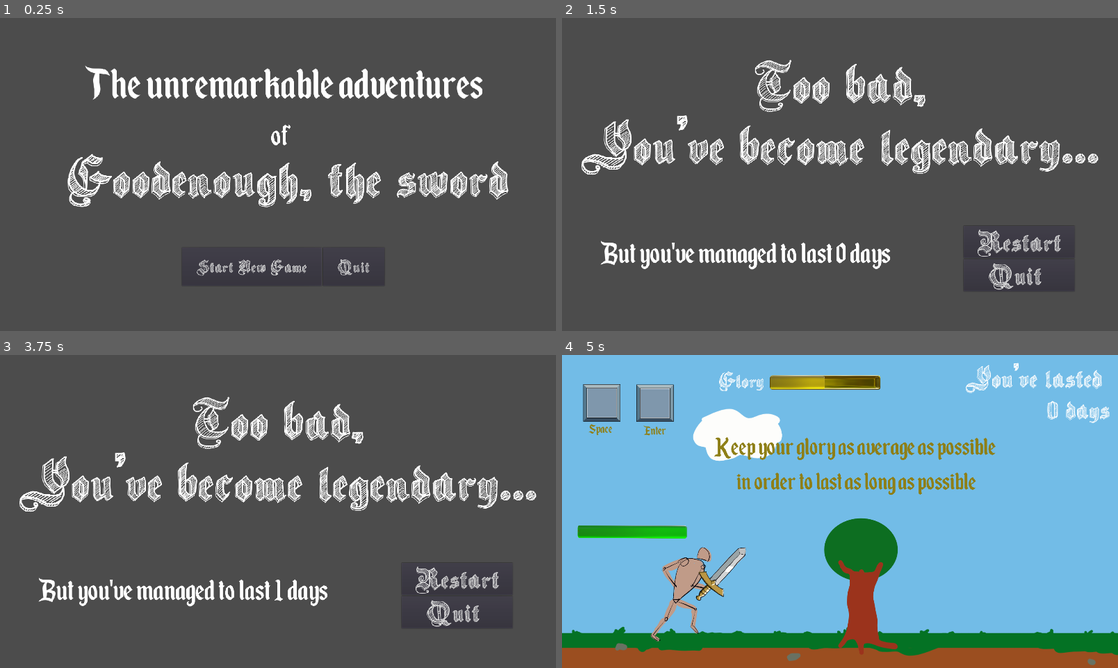
Above: before the commit, frames 1-4 (two rows, left to right).
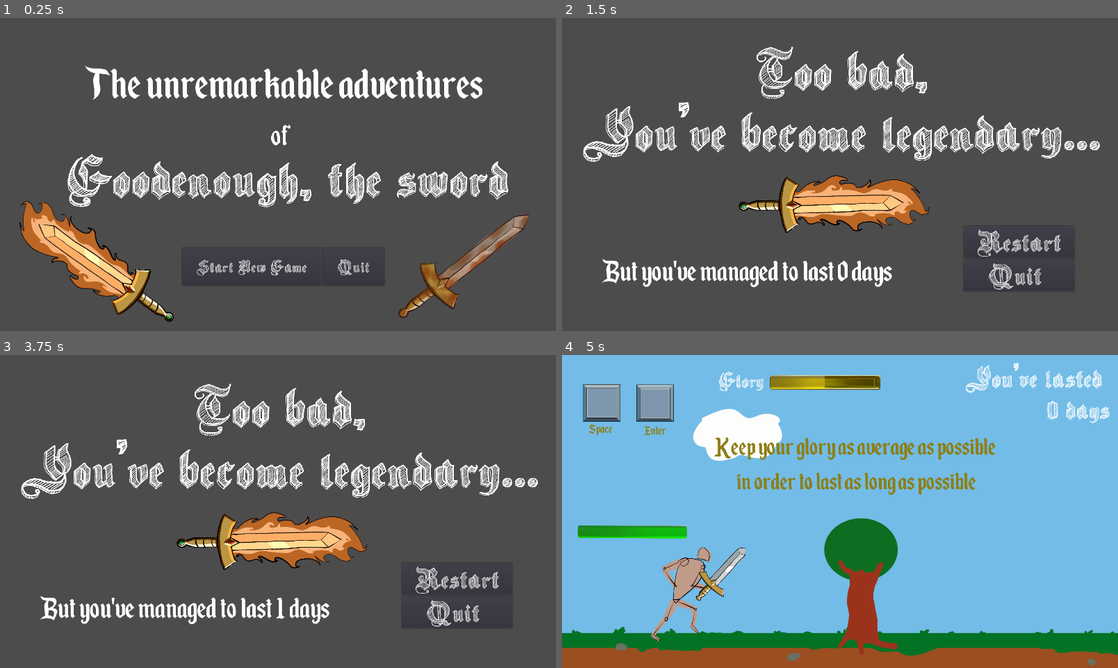
Above: after the commit, the same moments.

Repository: S-Blanco/GMTK_gamejam2023
Game: Godot game, scene res://Src/UI/StartGameScreen.tscn
Same seed, same stepped clock (60 frames per second), same inputs: the game is played once before the commit and once after it.
Inputs:
- Up to frame 1 (0.25 s): no input
- Up to frame 2 (1.5 s): click "Start New Game" at 0.5 s; tap Enter at 1.25 s; hold Right (ui_right) from 1.28 s (still down); hold A (test) from 1.28 s (still down)
- Up to frame 3 (3.75 s): tap Space at 1.52, 3.02 s; release Right (ui_right) at 2 s; release A (test) at 2 s; click "Restart" at 2 s; hold Left (ui_left) 2.78-3.53 s; tap Enter at 2.85 s; hold Right (ui_right) from 3.53 s (still down); hold A (test) from 3.53 s (still down)
- Up to frame 4 (5 s): release Right (ui_right) at 4.25 s; release A (test) at 4.25 s; click "Restart" at 4.25 s

The runs differ from the first frame. In frame 1, 5.2% of the frame differs, in the area x 3-96%, y 58-98%; in frame 2, 15%, in the area x 3-97%, y 9-86%; in frame 3, 15%; in frame 4, nothing differs.

Commit message:
Add deco start and end screens

Diff:
--- a/Game/Src/UI/EndgameScreen.gd
+++ b/Game/Src/UI/EndgameScreen.gd
@@ -3,14 +3,20 @@
 onready var lost_legend = $CanvasLayer/LostLabel_Legend
 onready var lost_rubbish = $CanvasLayer/LostLabel_Rubbish
 onready var label = $CanvasLayer/Label
+onready var sprite = $CanvasLayer/Sprite
 
 
 func _process(delta):
+
 	if GlobalVariables.glory >= 0.2:
 		lost_legend.visible = true
+		lost_rubbish.visible = false
+		sprite.texture = load('res://Assets/Objects/Sword-EpicMax.png')
 
 	if GlobalVariables.glory <= 0:
 		lost_rubbish.visible = true
+		lost_legend.visible = false
+		sprite.texture = load('res://Assets/Objects/Sword-Rust2.png')
 
 	if GlobalVariables.distance >= 0:
 		label.text = "But you've managed to last " +str(int(GlobalVariables.distance/1000)) + " days"
--- a/Game/Src/UI/EndgameScreen.tscn
+++ b/Game/Src/UI/EndgameScreen.tscn
@@ -21,31 +21,30 @@
 font_data = ExtResource( 1 )
 
 [node name="EndgameScreen" type="Node2D"]
+position = Vector2( 594, 588 )
 script = ExtResource( 3 )
 
 [node name="CanvasLayer" type="CanvasLayer" parent="."]
 
 [node name="LostLabel_Legend" type="Label" parent="CanvasLayer"]
-visible = false
 anchor_left = 0.5
 anchor_right = 0.5
-margin_left = -893.0
-margin_top = 120.0
-margin_right = 893.0
-margin_bottom = 421.0
+margin_left = -887.0
+margin_top = 75.0
+margin_right = 899.0
+margin_bottom = 496.0
 custom_fonts/font = SubResource( 1 )
 text = "Too bad,
 You've become legendary..."
 align = 1
 
 [node name="LostLabel_Rubbish" type="Label" parent="CanvasLayer"]
-visible = false
 anchor_left = 0.5
 anchor_right = 0.5
-margin_left = -826.5
-margin_top = 120.0
-margin_right = 826.5
-margin_bottom = 421.0
+margin_left = -826.0
+margin_top = 92.0
+margin_right = 827.0
+margin_bottom = 513.0
 custom_fonts/font = SubResource( 2 )
 text = "Too bad,
 You've become rubbish..."
@@ -56,10 +55,10 @@
 anchor_top = 1.0
 anchor_right = 0.5
 anchor_bottom = 1.0
-margin_left = -828.0
-margin_top = -338.0
-margin_right = 207.0
-margin_bottom = -163.0
+margin_left = -822.0
+margin_top = -276.0
+margin_right = 238.0
+margin_bottom = -101.0
 custom_fonts/font = SubResource( 3 )
 text = "But you've managed to  last ... days !"
 
@@ -84,5 +83,10 @@
 custom_fonts/font = SubResource( 4 )
 text = "Quit "
 
+[node name="Sprite" type="Sprite" parent="CanvasLayer"]
+position = Vector2( 899, 707 )
+rotation = 1.5708
+scale = Vector2( 0.75, 0.75 )
+
 [connection signal="pressed" from="CanvasLayer/HBoxContainer/StartButton" to="." method="_on_StartButton_pressed"]
 [connection signal="pressed" from="CanvasLayer/HBoxContainer/QuitButton" to="." method="_on_QuitButton_pressed"]
--- a/Game/Src/UI/StartGameScreen.tscn
+++ b/Game/Src/UI/StartGameScreen.tscn
@@ -1,8 +1,10 @@
-[gd_scene load_steps=10 format=2]
+[gd_scene load_steps=12 format=2]
 
 [ext_resource path="res://Fonts/Sketch Gothic School.ttf" type="DynamicFontData" id=1]
 [ext_resource path="res://Src/UI/StartGameScreen.gd" type="Script" id=2]
 [ext_resource path="res://Fonts/Enchanted Land.otf" type="DynamicFontData" id=3]
+[ext_resource path="res://Assets/Objects/Sword-EpicMax.png" type="Texture" id=4]
+[ext_resource path="res://Assets/Objects/Sword-Rust2.png" type="Texture" id=5]
 
 [sub_resource type="DynamicFont" id=5]
 size = 175
@@ -95,6 +97,18 @@
 custom_fonts/font = SubResource( 4 )
 text = "   Quit   "
 
+[node name="Sprite" type="Sprite" parent="CanvasLayer"]
+position = Vector2( 400, 823 )
+rotation = -0.93026
+scale = Vector2( 0.75, 0.75 )
+texture = ExtResource( 4 )
+
+[node name="Sprite2" type="Sprite" parent="CanvasLayer"]
+position = Vector2( 1645, 902 )
+rotation = 0.93026
+scale = Vector2( 0.75, 0.75 )
+texture = ExtResource( 5 )
+
 [connection signal="pressed" from="CanvasLayer/VBoxContainer/StartButton" to="." method="_on_StartButton_pressed"]
 [connection signal="pressed" from="CanvasLayer/VBoxContainer/SettingsButton" to="." method="_on_SettingsButton_pressed"]
 [connection signal="pressed" from="CanvasLayer/VBoxContainer/QuitButton" to="." method="_on_QuitButton_pressed"]
